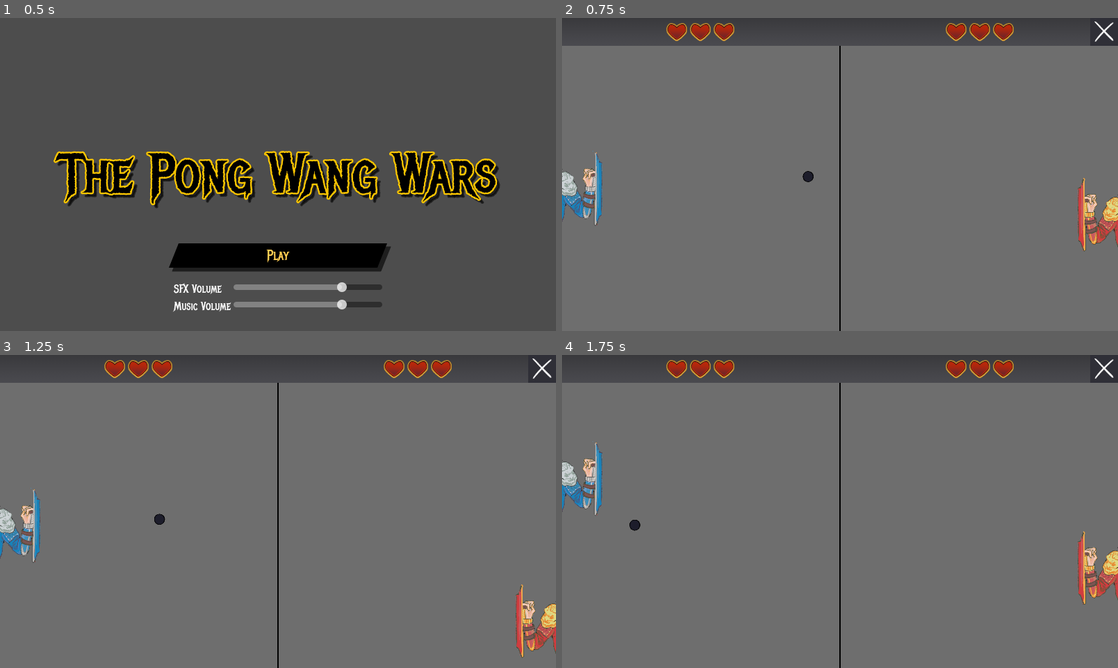
Above: before the commit, frames 1-4 (two rows, left to right).
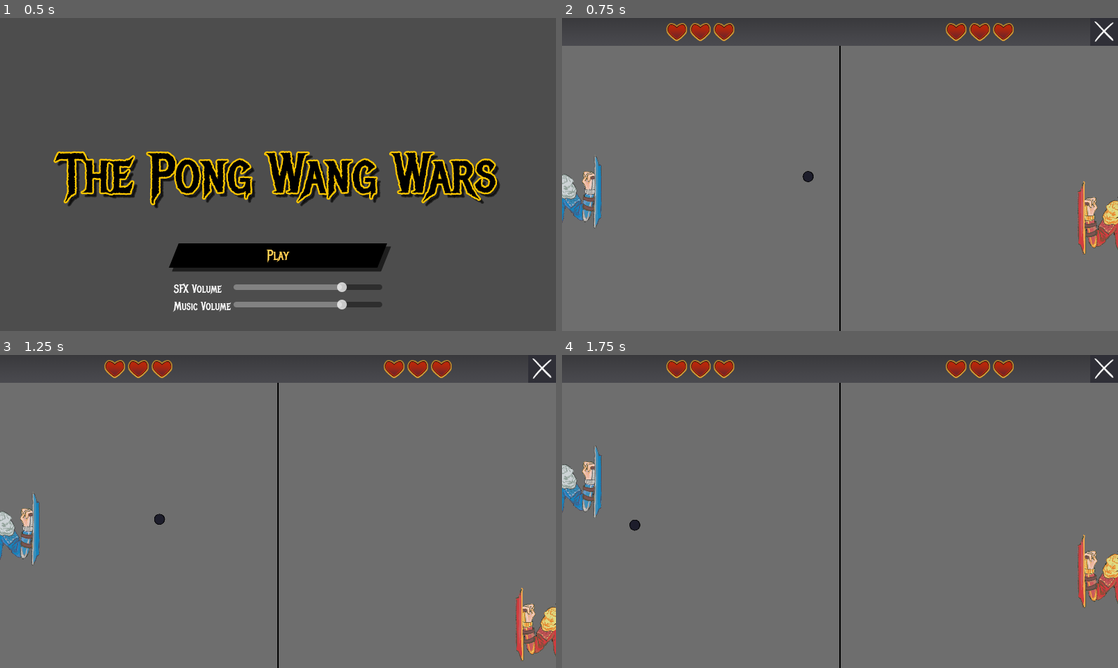
Above: after the commit, the same moments.

Repository: parrotwise/gmtk26-pong
Game: Godot game, scene res://Menu/main_menu.tscn
Same seed, same stepped clock (60 frames per second), same inputs: the game is played once before the commit and once after it. Sound files missing from this copy of the repository are replaced by a short silence.
Inputs:
- Up to frame 1 (0.5 s): no input
- Up to frame 2 (0.75 s): click "Play" at 0.5 s
- Up to frame 3 (1.25 s): no input
- Up to frame 4 (1.75 s): hold Up (ui_up) from 1.28 s (still down)

Frame 1 is identical in both runs. In frame 2, 1.3% of the frame differs, in the area x 0-100%, y 42-76%; in frame 3, 1.3%; in frame 4, 1.4%, in the area x 0-100%, y 27-81%.

Commit message:
Replace paddle placeholder assets

Diff:
--- a/Scenes/game_scene.tscn
+++ b/Scenes/game_scene.tscn
@@ -3,9 +3,9 @@
 [ext_resource type="Script" uid="uid://ke4slfpx5tjp" path="res://Scenes/game_scene.gd" id="1_5dgvu"]
 [ext_resource type="Script" uid="uid://ejpyehyvfe3j" path="res://Scripts/battlefield.gd" id="1_6h5vk"]
 [ext_resource type="Script" uid="uid://x2chsq18dd8c" path="res://Scripts/player.gd" id="2_1ixah"]
-[ext_resource type="Texture2D" uid="uid://btx6gaxkkwepl" path="res://Sprites/p1_placeholder.png" id="3_rgj8m"]
 [ext_resource type="Script" uid="uid://dowrysm7015b3" path="res://Scripts/opponent.gd" id="4_1ixah"]
-[ext_resource type="Texture2D" uid="uid://ce2ugutng78r4" path="res://Sprites/p2_placeholder.png" id="5_2fmhe"]
+[ext_resource type="Texture2D" uid="uid://78t4kpwyd0pd" path="res://Sprites/p1.png" id="4_ikfsv"]
+[ext_resource type="Texture2D" uid="uid://d4jsgjfjen0u7" path="res://Sprites/p2.png" id="6_5dgvu"]
 [ext_resource type="Script" uid="uid://ca58xn8hkrbfg" path="res://Scripts/ball.gd" id="6_7iton"]
 [ext_resource type="Texture2D" uid="uid://p5kbp4wbgfep" path="res://Sprites/ball_placeholder.png" id="7_ikfsv"]
 [ext_resource type="PackedScene" uid="uid://i1o5fru2q5cg" path="res://Scenes/GameUI/hud.tscn" id="9_ikfsv"]
@@ -78,7 +78,7 @@
 
 [node name="Sprite" type="Sprite2D" parent="Battlefield/Objects/Player/Canvas" unique_id=1435339467]
 scale = Vector2(0.25, 0.25)
-texture = ExtResource("3_rgj8m")
+texture = ExtResource("4_ikfsv")
 
 [node name="Collider" type="CollisionShape2D" parent="Battlefield/Objects/Player" unique_id=1432668304]
 position = Vector2(16, 0)
@@ -92,7 +92,7 @@
 
 [node name="Sprite" type="Sprite2D" parent="Battlefield/Objects/Opponent/Canvas" unique_id=1926471575]
 scale = Vector2(0.25, 0.25)
-texture = ExtResource("5_2fmhe")
+texture = ExtResource("6_5dgvu")
 
 [node name="Collider" type="CollisionShape2D" parent="Battlefield/Objects/Opponent" unique_id=441312096]
 position = Vector2(-16, 0)
Binary file added: Sprites/p1.png
Not shown, added: Sprites/p1.png.import
Binary file changed: Sprites/p1_placeholder.png
Binary file added: Sprites/p2.png
Not shown, added: Sprites/p2.png.import
Binary file changed: Sprites/p2_placeholder.png
